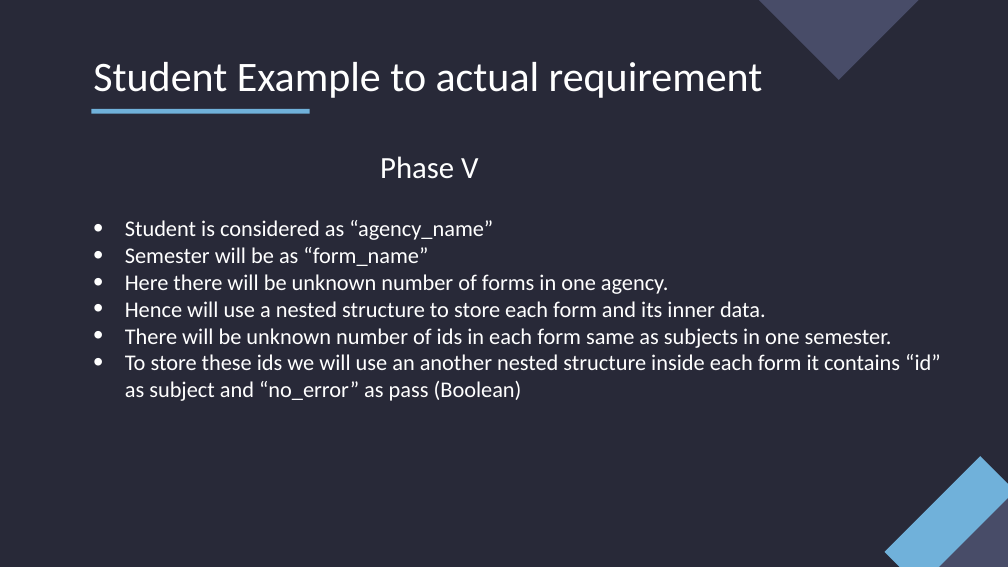
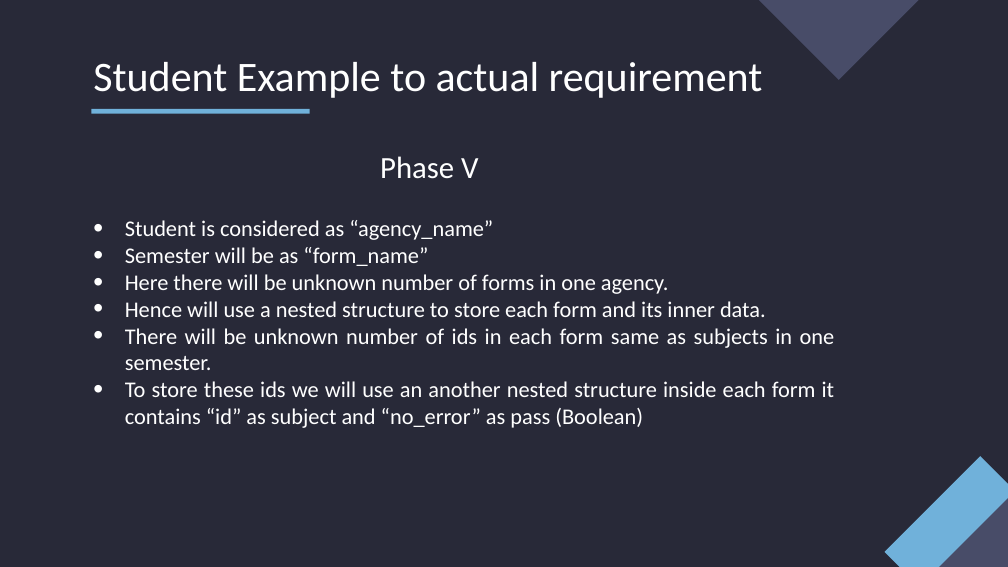
Before and after one commit to mehar-srinivas-chowdari/git-learning, a slide deck: slide 9 of Internship.pptx. Drawn at 1008x567 pixels with LibreOffice and Linux fonts; fonts in the diff are those of the drawing. Boxes give left, top, right and bottom in pixels: in the first picture for what was removed or moved away, otherwise in the second. Text is boxed around its words. In the diff, an @@ line names an element or a change of style, - is before the commit and + after.

```diff
--- a/Internship.pptx
+++ b/Internship.pptx
@@ text "Student is considered as “agency_name”" at bbox=[125, 220, 835, 428]: alignment left to justified @@
```
Also in this commit, not shown: 6 other slides changed.
